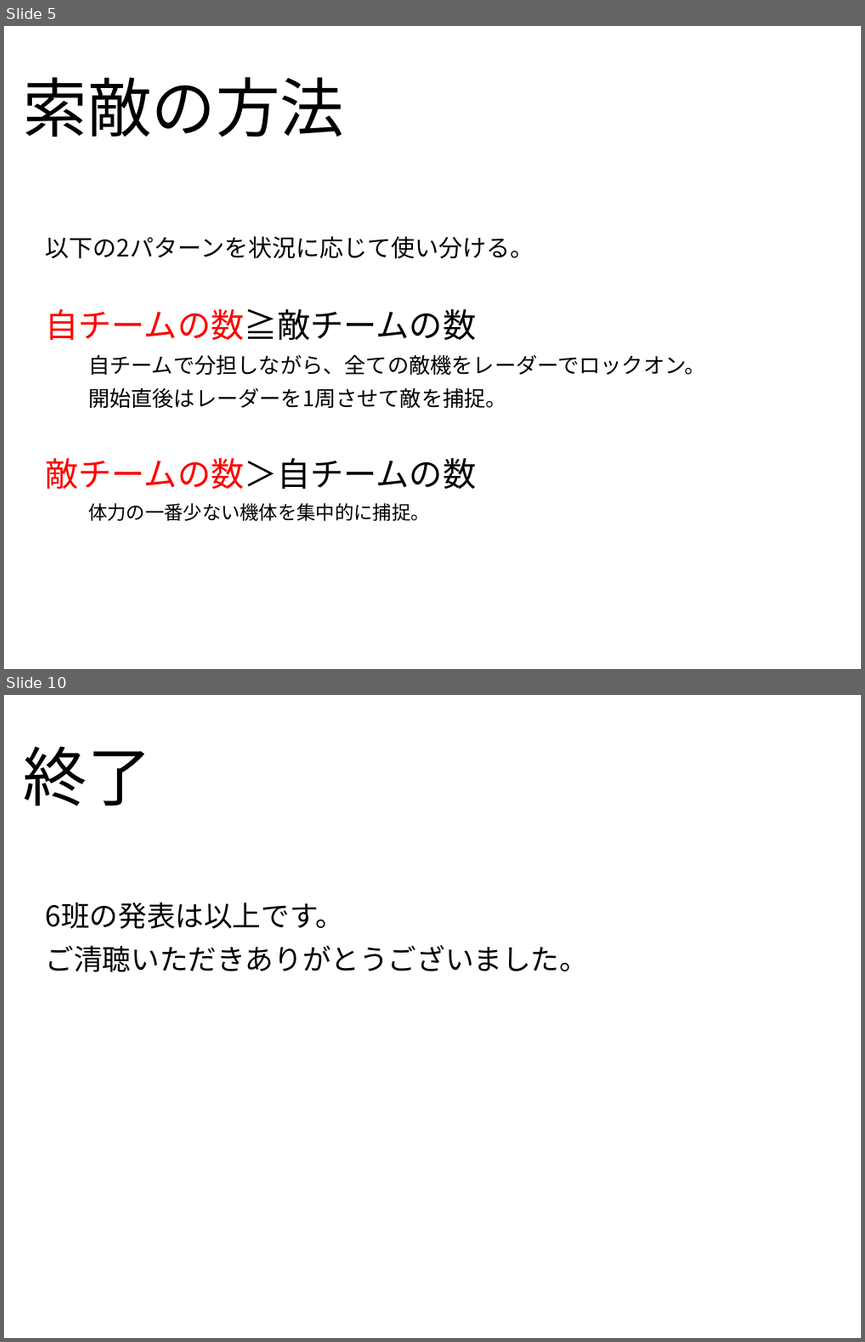
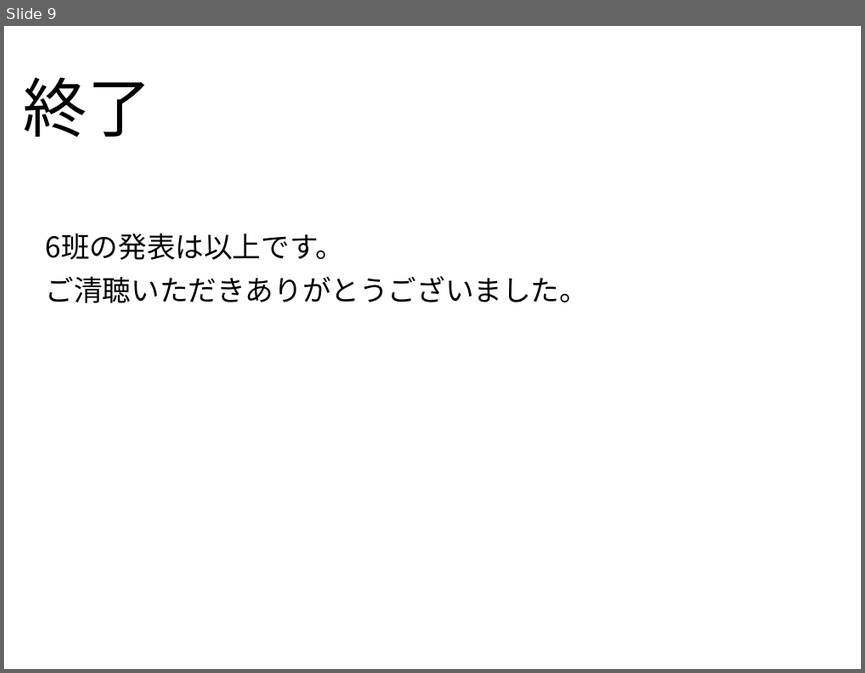
Before and after one commit to PBLB2015group06/TankSim, a slide deck: 期末スライド.pptx. Shown one above the other, each under a label of ours: slides 5 and 10 before the commit, slide 9 after it; the slides between them are not shown. The pictures are 865x1342 and 865x673 pixels, drawn with LibreOffice and Linux fonts; fonts in the diff are those of the drawing; background and template pictures are left out. Boxes give left, top, right and bottom in pixels: in the first picture for what was removed or moved away, otherwise in the second. Text is boxed around its words. In the diff, an @@ line names an element or a change of style, - is before the commit and + after.

Commit message:
提出したプログラムに合わせて内容を変更しました。

```diff
--- a/期末スライド.pptx
+++ b/期末スライド.pptx
@@ slide 5 removed at (4, 26, 861, 669), background picture (left out) @@
@@ title removed at (24, 77, 345, 137) @@
-索敵の方法
@@ subtitle removed at (46, 236, 706, 521) @@
-以下の2パターンを状況に応じて使い分ける。
-自チームの数≧敵チームの数
-  自チームで分担しながら、全ての敵機をレーダーでロックオン。
-  開始直後はレーダーを1周させて敵を捕捉。
-敵チームの数＞自チームの数
-  体力の一番少ない機体を集中的に捕捉。
@@ what was slide 10 is now slide 9 @@
```
Also in this commit, not shown: 6 slides changed, 2 slides added, 2 other slides removed.
